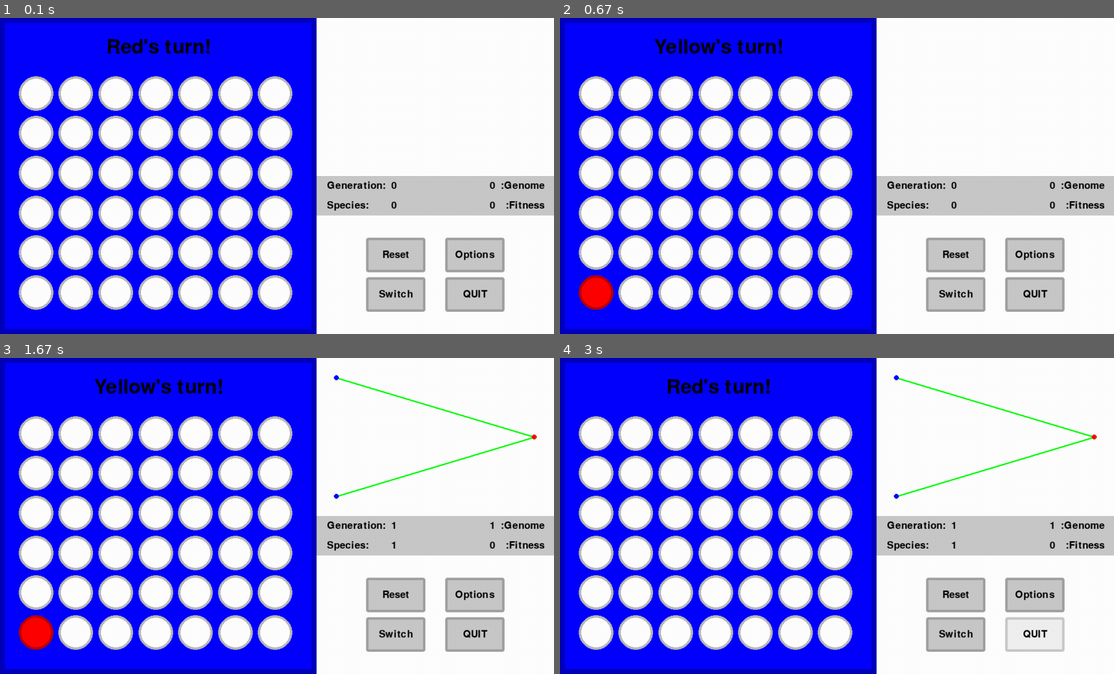
Above: before the commit, frames 1-4 (two rows, left to right).
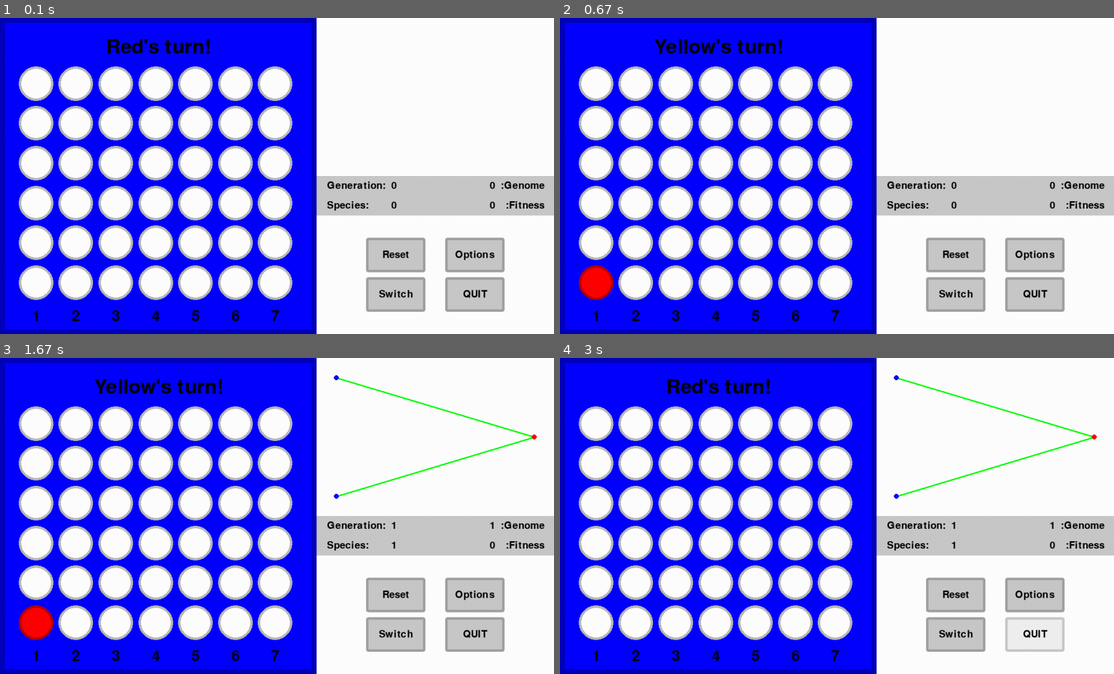
Above: after the commit, the same moments.

Repository: GreenMachine582/NEAT
Game: pygame game, started from main-silent.pyw
Two runs of this game, one before a commit and one after it. Both use one fixed random seed, a clock stepped at 60 frames per second and the inputs below.
Inputs (mouse positions are in pixels of both pictures, inside the frame that each line leads up to):
- Up to frame 1 (0.1 s): no input
- Up to frame 2 (0.67 s): tap 1 at 0.33 s
- Up to frame 3 (1.67 s): click (476, 595) at 0.72 s; click (238, 386) at 1.05 s; click (221, 620) at 1.38 s
- Up to frame 4 (3 s): click (953, 595) at 1.72 s; click (809, 598) at 2.05 s; click (1047, 636) at 2.38 s

The runs differ from the first frame. In frame 1, 20% of the frame differs, in the area x 3-53%, y 15-97%; in frame 2, 20%; in frame 3, 20%; in frame 4, 20%.

Commit message:
Added column labels to make it easier when playing

Diff:
--- a/connect4/visualize.py
+++ b/connect4/visualize.py
@@ -28,6 +28,10 @@
 
         self.game_board = [[Piece((h, j), self.rows, self.columns, self.colour[-1], self.game_height)
                             for j in range(self.columns)] for h in range(self.rows)]
+
+        self.column_labels = [mlpg.Message(i + 1, (self.game_board[0][i].pos[0] + self.game_board[0][i].radius,
+                                                   (self.game_height - 35)), size=30)
+                              for i in range(self.columns)]
 
     def update(self, **kwargs):
         if 'text' in kwargs:
@@ -56,6 +60,8 @@
         for row in self.game_board:
             for piece in row:
                 piece.draw(surface)
+        for label in self.column_labels:
+            label.draw(surface)
 
 
 class Piece:
@@ -64,7 +70,7 @@
     """
 
     BOARDER = 38
-    TOP_PADDING = 80
+    TOP_PADDING = 60
     SPACING = 10
 
     def __init__(self, coordinates: tuple, rows: int, cols: int, colour: list, game_height: int | float):
